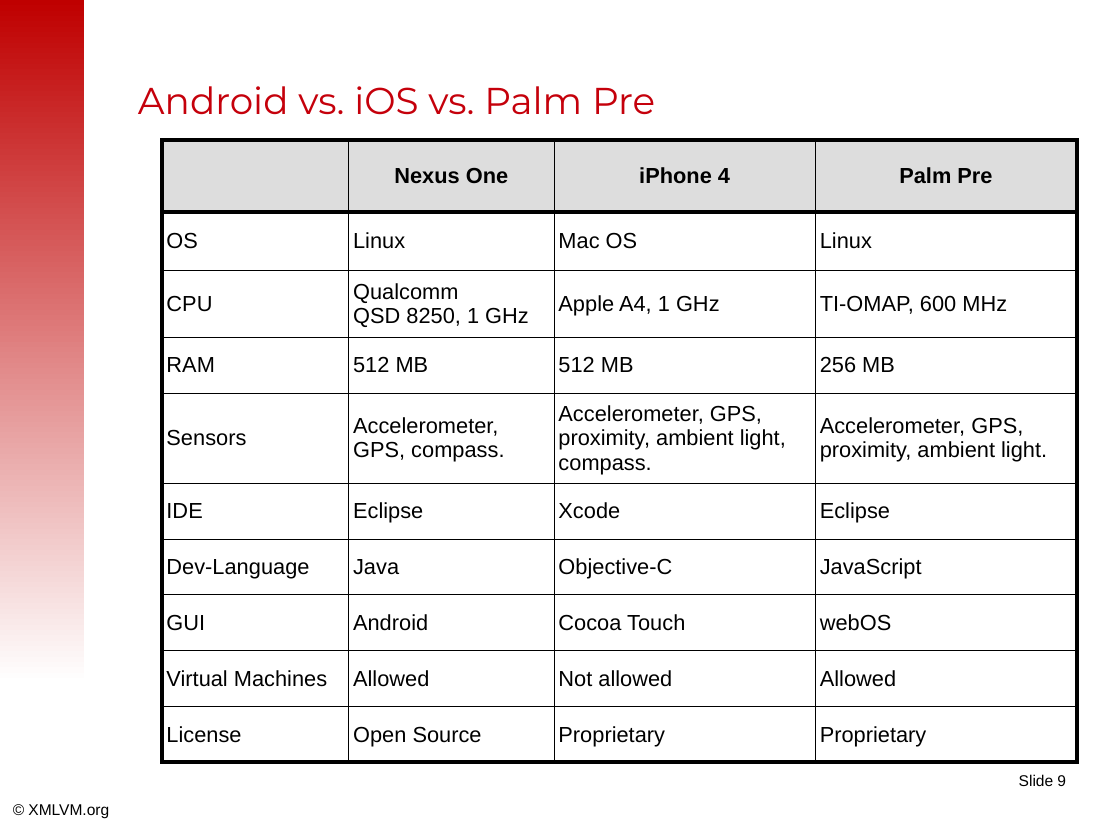
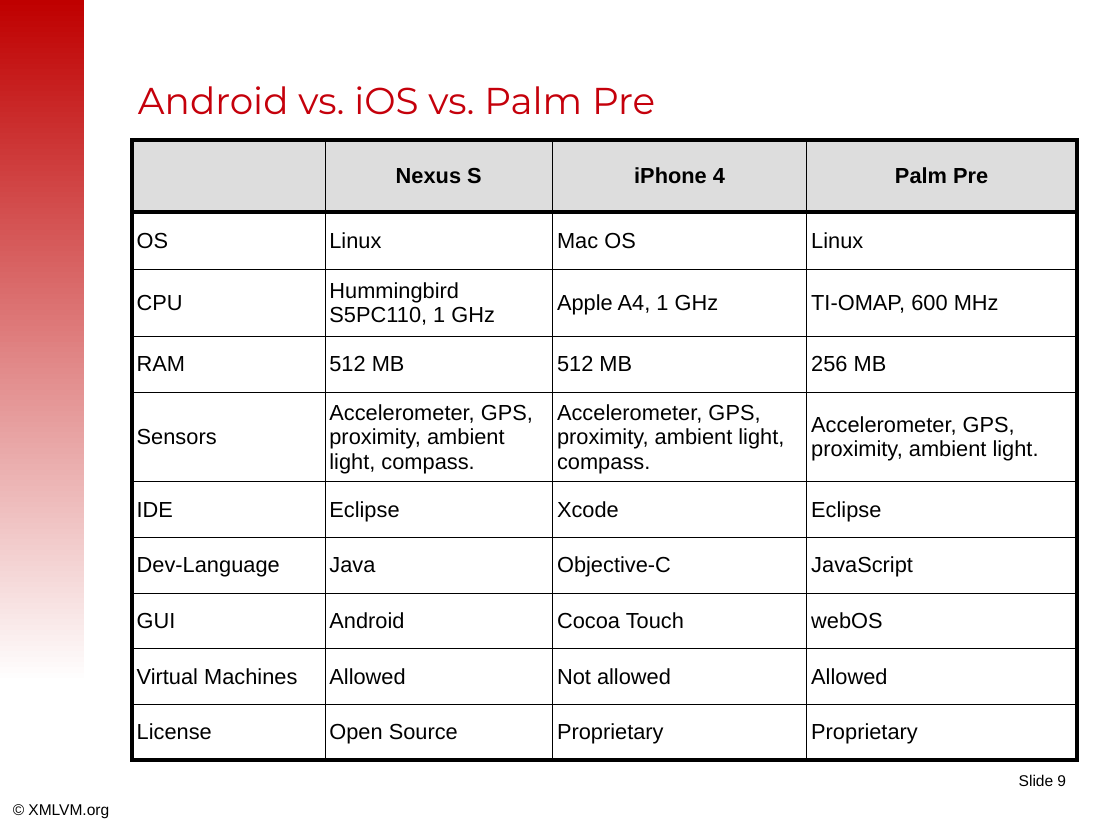
Before and after one commit to tisoft/xmlvm, a slide deck: slide 9 of doc/slides/android2iphone-master.odp. Drawn at 1120x840 pixels with LibreOffice and Linux fonts; fonts in the diff are those of the drawing; background and template pictures are left out. Boxes give left, top, right and bottom in pixels: in the first picture for what was removed or moved away, otherwise in the second. Text is boxed around its words. In the diff, an @@ line names an element or a change of style, - is before the commit and + after.

```diff
--- a/doc/slides/android2iphone-master.odp
+++ b/doc/slides/android2iphone-master.odp
@@ table at box(132, 140, 1076, 757) @@
-row 1, column 2: Nexus One
+row 1, column 2: Nexus S
-row 3, column 2: Qualcomm / QSD 8250, 1 GHz
+row 3, column 2: Hummingbird / S5PC110, 1 GHz
-row 5, column 2: Accelerometer, GPS, compass.
+row 5, column 2: Accelerometer, GPS, proximity, ambient light, compass.
@@ table: place and size @@
-table at box(162, 140, 1076, 760)
+table at box(132, 140, 1076, 757)
```
Also in this commit, not shown: 20 other slides changed, 4 slides added, 1 slide removed.
